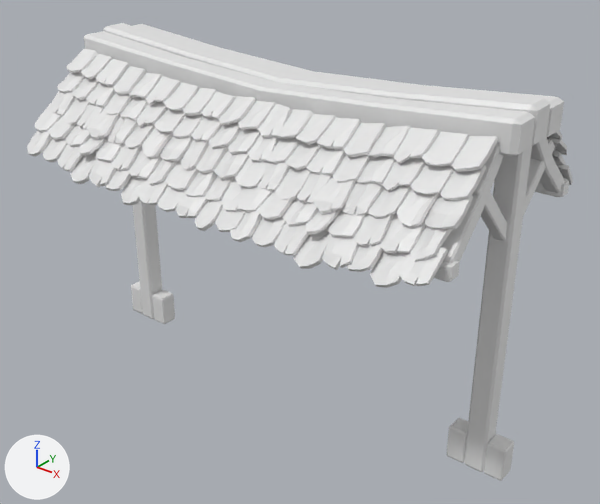
A saved change to the Blender file 3D Model/gubuk.blend.
One viewpoint serves both versions: a 50 mm lens placed at (35.1, -43.8, 40.8), pointed at (-1.5, 2.0, 12.3). The lights are fixed; the arrows at lower left show +X, +Y and +Z.
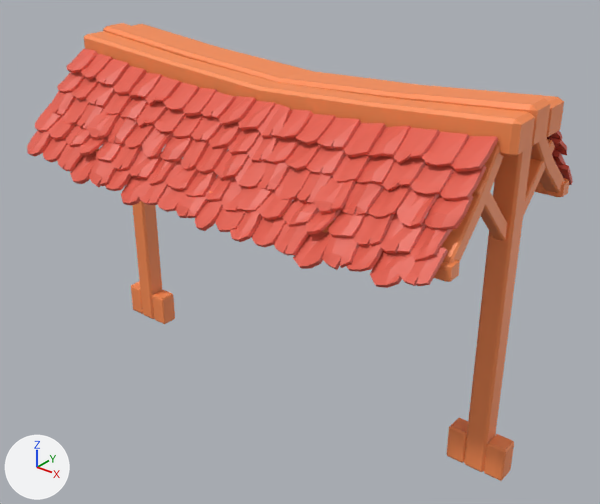
The change, as a diff of the scene's bpy script:
```diff
--- a/3D Model/gubuk.blend.py
+++ b/3D Model/gubuk.blend.py
@@ mat_material_001 @@
+mat_material_001 = principled_material('Material.001')
+mat_material_001.base_color = (0.8, 0.116, 0.0761)  # red #e7604e
@@ mat_material_002 @@
+mat_material_002 = principled_material('Material.002')
+mat_material_002.base_color = (1.0, 0.279, 0.0888)  # orange #ff9054
@@ me_cube_004 @@
 me_cube_004.from_pydata(...)  # 1062 vertices, 1248 faces; spans x -1.3..2.0, y -4.5..0.9, z -9.0..9.0
+me_cube_004.materials.append(mat_material_002)  # orange #ff9054
@@ me_cube_008 @@
 me_cube_008.from_pydata(...)  # 72 vertices, 78 faces; spans x -1.5..1.5, y -22.0..12.1, z -43.1..8.9
+me_cube_008.materials.append(mat_material_002)  # orange #ff9054
@@ me_cube_011 @@
 me_cube_011.from_pydata(...)  # 72 vertices, 78 faces; spans x -1.5..1.5, y -22.0..12.1, z -43.1..8.9
+me_cube_011.materials.append(mat_material_002)  # orange #ff9054
@@ me_cube_021 @@
 me_cube_021.from_pydata(...)  # 24 vertices, 26 faces; spans x -0.82..0.82, y -0.82..0.82, z -0.82..0.82
+me_cube_021.materials.append(mat_material_002)  # orange #ff9054
@@ me_cube_023 @@
 me_cube_023.from_pydata(...)  # 24 vertices, 26 faces; spans x -0.82..0.82, y -0.82..0.82, z -0.82..0.82
+me_cube_023.materials.append(mat_material_002)  # orange #ff9054
@@ me_cube_024 @@
 me_cube_024.from_pydata(...)  # 24 vertices, 26 faces; spans x -0.82..0.82, y -0.82..0.82, z -0.82..0.82
+me_cube_024.materials.append(mat_material_002)  # orange #ff9054
@@ me_cube_025 @@
 me_cube_025.from_pydata(...)  # 24 vertices, 26 faces; spans x -0.82..0.82, y -0.82..0.82, z -0.82..0.82
+me_cube_025.materials.append(mat_material_002)  # orange #ff9054
@@ me_plane_105 @@
 me_plane_105.from_pydata(...)  # 2466 vertices, 2266 faces; spans x -30.9..3.9, y -5.4..4.5, z -1.9..4.7
+me_plane_105.materials.append(mat_material_001)  # red #e7604e
@@ me_cube_003 @@
 me_cube_003.from_pydata(...)  # 104 vertices, 110 faces; spans x -50.5..1.0, y -1.5..0.9, z -7.0..15.8
+me_cube_003.materials.append(mat_material_002)  # orange #ff9054
@@ me_cube_005 @@
 me_cube_005.from_pydata(...)  # 40 vertices, 42 faces; spans x -50.5..1.0, y -1.5..0.9, z 11.4..15.8
+me_cube_005.materials.append(mat_material_002)  # orange #ff9054
@@ me_cube_006 @@
 me_cube_006.from_pydata(...)  # 32 vertices, 34 faces; spans x -50.2..-48.6, y -1.3..0.8, z -6.9..14.0
+me_cube_006.materials.append(mat_material_002)  # orange #ff9054
@@ me_plane_118 @@
 me_plane_118.from_pydata(...)  # 2466 vertices, 2266 faces; spans x -30.9..3.9, y -5.4..4.5, z -1.9..4.7
+me_plane_118.materials.append(mat_material_001)  # red #e7604e
```

Where the change shows, as pixel boxes [x1, y1, x2, y2] in the pictures (600 x 504 px):
'Plane.088', recoloured (white to red): [27, 49, 498, 288] in both
'Cube.003', recoloured (white to orange): [84, 23, 564, 157] in both
'Cube.007', recoloured: [464, 139, 555, 472] in both
'Cube.010', recoloured (grey to orange): [133, 201, 162, 319] in both
'Cube.009', recoloured: [439, 144, 504, 272] in both
'Cube.005', recoloured: [494, 137, 569, 197] in both
'Cube', recoloured (grey to orange): [484, 434, 514, 481] in both
'Cube.001', recoloured: [447, 418, 468, 463] in both
'Cube.002', recoloured (grey to orange): [153, 290, 175, 324] in both
'Plane.001', recoloured (grey to red): [547, 131, 573, 185] in both
'Cube.008', recoloured (grey to orange): [95, 148, 460, 282] in both
'Cube.004', recoloured (grey to orange): [131, 281, 143, 314] in both
